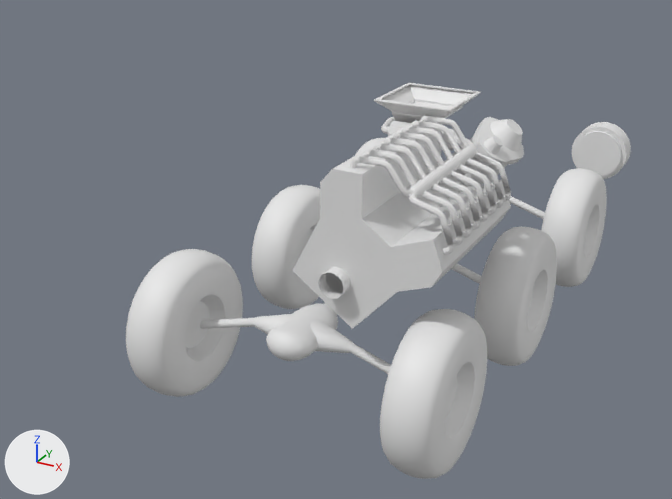
An edit to the Blender file Assets/Models/Ground/Pat.blend, drawn before and after from the same camera.
The view is the same before and after, from a 50 mm lens placed at (3.4, -7.17, 3.05), pointed at (-0.39, -0.28, -0.39). The axes (+X, +Y, +Z) are drawn at lower left. The lights are the same throughout.

Before the edit, the objects in view are built like this:
```python
ob_body = bpy.data.objects.new('Body', me_cube)
ob_body.location = (0.0, 0.0, 0.0)
ob_body.scale = (2.9, 7.35, 2.77)
ob_cylinder_007 = bpy.data.objects.new('Cylinder.007', me_cylinder_007)
ob_cylinder_007.location = (1.116, 3.28, -0.207)
ob_cylinder_007.rotation_euler = (1.571, 0.0, 0.0)  # degrees (90, 0, 0)
ob_cylinder_010 = bpy.data.objects.new('Cylinder.010', me_cylinder_018)
ob_cylinder_010.location = (0.0, -1.545, -0.762)
ob_cylinder_010.rotation_euler = (0.0, 1.571, 0.0)  # degrees (0, 90, 0)
ob_cylinder_015 = bpy.data.objects.new('Cylinder.015', me_cylinder_013)
ob_cylinder_015.location = (0.442, 0.072, 0.107)
ob_cylinder_015.rotation_euler = (0.0, 0.698, 0.0)  # degrees (0, 40, 0)
ob_engine = bpy.data.objects.new('Engine', me_cube_002)
ob_engine.location = (0.442, -1.089, 0.107)
ob_engine.rotation_euler = (0.0, 0.611, 0.0)  # degrees (0, 35, 0)
ob_interior = bpy.data.objects.new('Interior', me_cube_004)
ob_interior.location = (0.0, 0.0, 0.0)
ob_interior.scale = (2.9, 7.35, 2.77)
# also in view: 'Cylinder.012' at (0.0, -1.26, -0.55); 'Wheel.M.L' at (1.16, 0.32, -0.76); 'Exhaust Pipe' at (0.66, -0.87, 0.74); 'Cube.002' at (0.35, -0.01, 0.93); 'Cylinder.006' at (1.12, 3.28, -0.21)
```
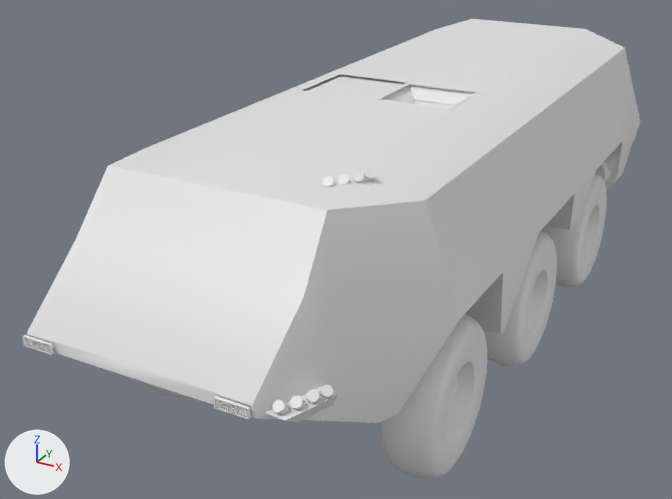
Where the change shows, as pixel boxes [x1, y1, x2, y2] in the pictures (672 x 499 px):
'Body', shown
    after: [27, 19, 640, 423]
'Cylinder.007', moved, rescaled
    before: [575, 131, 622, 176]
    after: [596, 162, 611, 182]
'Interior', shown
    after: [304, 74, 406, 100]
'Body.001', added
    after: [23, 335, 251, 420]
'Cube.003', added
    after: [267, 386, 338, 422]
'Cylinder.001', added
    after: [273, 400, 291, 414]
'Cylinder.002', added
    after: [290, 395, 306, 409]
'Cylinder.004', added
    after: [319, 385, 333, 398]
'Cylinder.003', added
    after: [307, 390, 319, 403]
'Cylinder.017', added
    after: [363, 168, 376, 181]
'Cylinder.005', added
    after: [323, 177, 336, 187]
'Cylinder.016', added
    after: [352, 171, 363, 182]
part 1 of me_cube_002, deleted
    before: [292, 218, 398, 329]
part 2 of me_cylinder_013, cut back
    before: [444, 117, 524, 187]
    after: [338, 174, 350, 184]
'Wheel.F.R', unchanged, covered by the edit
    before: [126, 249, 243, 397]
    after: [141, 381, 185, 397]
'Exhaust Pipe', unchanged, covered by the edit
    before: [350, 116, 511, 255]
'Wheel.M.R', unchanged, covered by the edit
    before: [252, 185, 320, 309]
'Cylinder.012', unchanged, covered by the edit
    before: [266, 303, 338, 361]

What changed in the scene script:
```text
Change me_cube_002:
    used by ob_engine; location = (0.442, -1.089, 0.107); rotation_euler = (0.0, 0.611, 0.0), in degrees (0, 35, 0)
    remove me_cube_002.from_pydata(...)  # 92 vertices, 55 faces; spans x -0.54..0.54, y -0.79..0.74, z -0.23..0.81
    add me_cube_002.from_pydata(...)  # 28 vertices, 22 faces; spans x -0.54..0.54, y -0.68..0.73, z -0.23..0.81
    me_cube_002 part 1: 32 vertices removed from x -0.1..0.1, y -0.79..-0.68, z -0.1..0.1
Change me_cylinder_013:
    used by ob_cylinder_015; location = (0.442, 0.072, 0.107); rotation_euler = (0.0, 0.698, 0.0), in degrees (0, 40, 0)
    remove me_cylinder_013.from_pydata(...)  # 256 vertices, 211 faces; spans x -0.3..0.3, y -0.45..0.3, z -0.84..1.02
    add me_cylinder_013.from_pydata(...)  # 32 vertices, 18 faces; spans x -0.04..0.04, y -0.04..0.04, z -0.08..0.08
    me_cylinder_013 part 2: the whole mesh is rebuilt
    me_cylinder_013 part 3: the surface is now shaded flat
Add me_cube_010:
    me_cube_010.from_pydata([(-0.025, -0.093, -0.086), (-0.025, -0.217, 0.001), (-0.025, 0.217, -0.086), (-0.025, 0.217, 0.001), (0.09, -0.052, -0.086), (0.133, -0.176, 0.001), (0.09, 0.217, -0.086), (0.133, 0.217, 0.001)], [], [(0, 1, 3, 2), (2, 3, 7, 6), (6, 7, 5, 4), (4, 5, 1, 0), (2, 6, 4, 0), (7, 3, 1, 5)])
Change ob_body:
    remove ob_body.hide_set(True)
Change ob_cylinder_007:
    ob_cylinder_007.location: (1.116, 3.28, -0.207) -> (1.126, 3.125, -0.336)
    ob_cylinder_007.scale: (1.0, 1.0, 1.0) -> (0.731, 0.731, 2.57)
Change ob_interior:
    remove ob_interior.hide_set(True)
Add ob_body_001:
    ob_body_001 = bpy.data.objects.new('Body.001', me_cube_014)  # 1936 vertices, 1062 faces, 13 loose edges; spans x 0.2161..0.2959, y -0.4853..-0.4822, z 0.0346..0.0599; in mat_material (white #e7e7e7); modifiers MIRROR
    ob_body_001.location = (0.0, 0.0, 0.0)
    ob_body_001.scale = (2.9, 7.35, 2.77)
Add ob_cylinder_017:
    ob_cylinder_017 = bpy.data.objects.new('Cylinder.017', me_cylinder_015)  # a 16-sided cylinder along z spanning x -0.036..0.036, y -0.036..0.036, z -0.075..0.075
    ob_cylinder_017.location = (0.794, -2.008, 1.025)
    ob_cylinder_017.rotation_euler = (0.785, 0.0, 0.785)  # degrees (45, 0, 45)
Add ob_cylinder_016:
    ob_cylinder_016 = bpy.data.objects.new('Cylinder.016', me_cylinder_015.copy())
    ob_cylinder_016.location = (0.759, -2.086, 1.025)
    ob_cylinder_016.rotation_euler = (0.785, 0.0, 0.524)  # degrees (45, 0, 30)
Add ob_cylinder_005:
    ob_cylinder_005 = bpy.data.objects.new('Cylinder.005', me_cylinder_015.copy())
    ob_cylinder_005.location = (0.669, -2.263, 1.025)
    ob_cylinder_005.rotation_euler = (0.785, 0.0, 0.0)  # degrees (45, 0, 0)
Add ob_cube_003:
    ob_cube_003 = bpy.data.objects.new('Cube.003', me_cube_010)
    ob_cube_003.location = (0.974, -3.264, 0.091)
    ob_cube_003.rotation_euler = (0.0, 0.0, -0.349)  # degrees (0, 0, -20)
Add ob_cylinder_004:
    ob_cylinder_004 = bpy.data.objects.new('Cylinder.004', me_cylinder_015.copy())
    ob_cylinder_004.location = (1.097, -3.123, 0.091)
    ob_cylinder_004.rotation_euler = (0.785, 0.0, 0.785)  # degrees (45, 0, 45)
Add ob_cylinder_003:
    ob_cylinder_003 = bpy.data.objects.new('Cylinder.003', me_cylinder_015.copy())
    ob_cylinder_003.location = (1.062, -3.202, 0.091)
    ob_cylinder_003.rotation_euler = (0.785, 0.0, 0.524)  # degrees (45, 0, 30)
Add ob_cylinder_002:
    ob_cylinder_002 = bpy.data.objects.new('Cylinder.002', me_cylinder_015.copy())
    ob_cylinder_002.location = (1.024, -3.295, 0.091)
    ob_cylinder_002.rotation_euler = (0.785, 0.0, 0.262)  # degrees (45, 0, 15)
Add ob_cylinder_001:
    ob_cylinder_001 = bpy.data.objects.new('Cylinder.001', me_cylinder_015.copy())
    ob_cylinder_001.location = (0.972, -3.378, 0.091)
    ob_cylinder_001.rotation_euler = (0.785, 0.0, 0.0)  # degrees (45, 0, 0)
```
